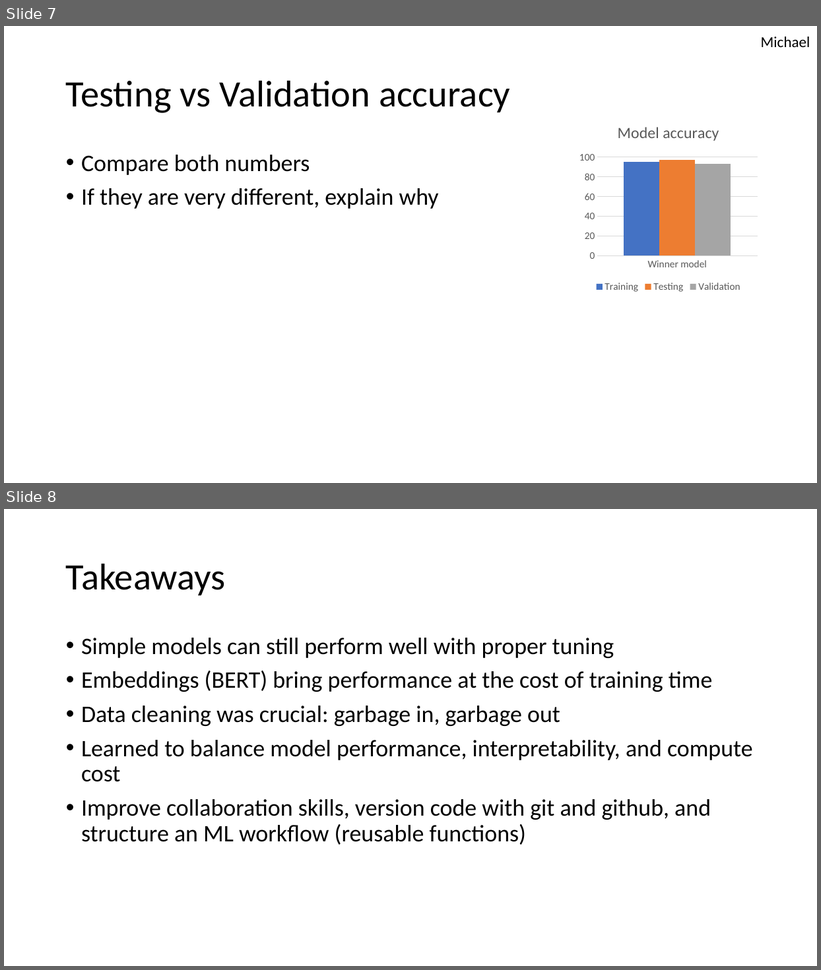
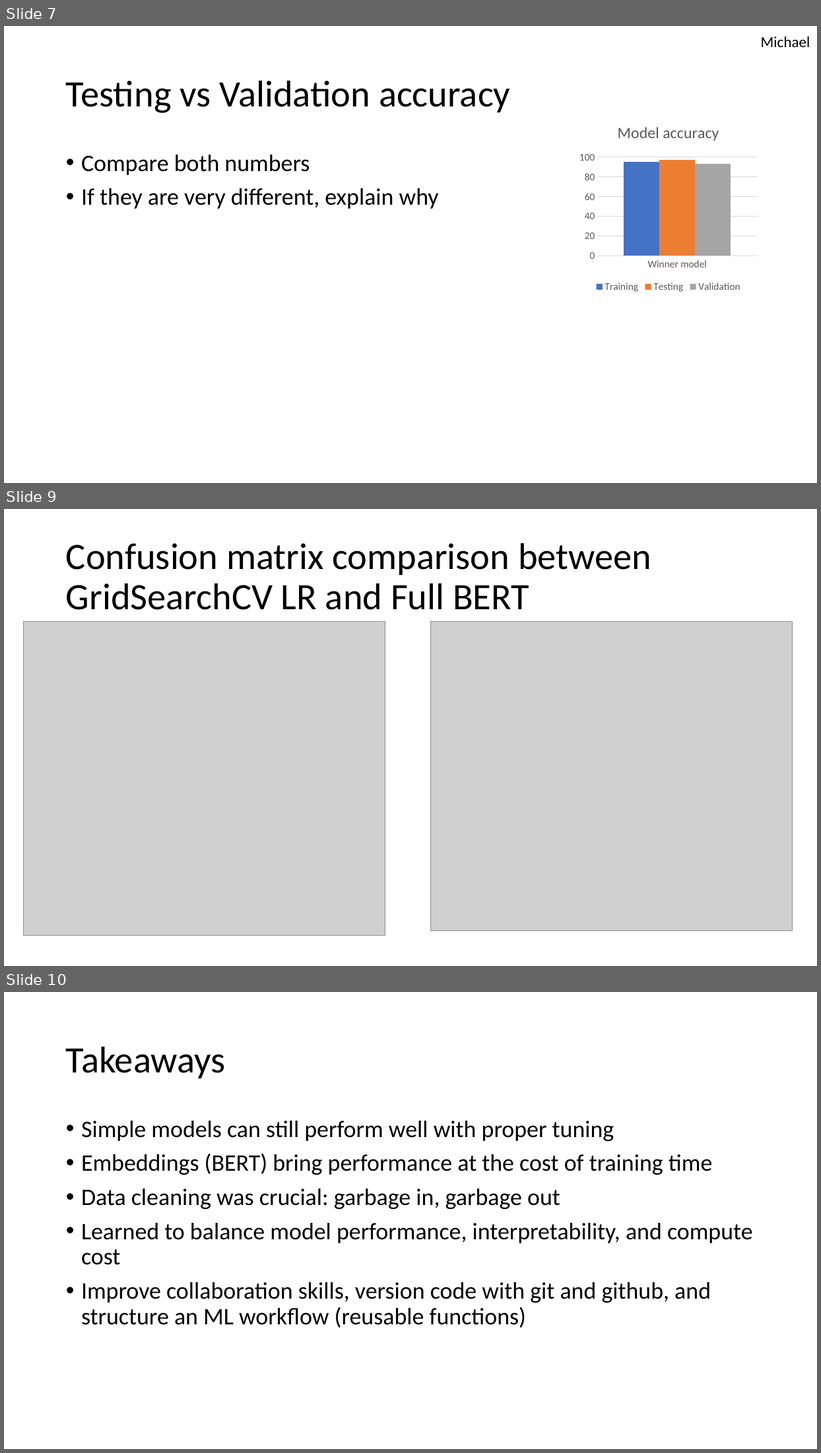
Before and after one commit to JeanDenisD/project-nlp-challenge, a slide deck: g2_presentation.pptx. Shown one above the other, each under a label of ours: slides 7 and 8 before the commit, slides 7, 9 and 10 after it; the slides between them are not shown. The pictures are 821x970 and 821x1453 pixels, drawn with LibreOffice and Linux fonts; fonts in the diff are those of the drawing; grey boxes stand for pictures. Boxes give left, top, right and bottom in pixels: in the first picture for what was removed or moved away, otherwise in the second. Text is boxed around its words. In the diff, an @@ line names an element or a change of style, - is before the commit and + after.

Commit message:
Presentation update + Model2 confusion matrix update

```diff
--- a/g2_presentation.pptx
+++ b/g2_presentation.pptx
@@ slide 9 added at (x1=4, y1=509, x2=817, y2=966), background #FFFFFF @@
@@ title added at (x1=66, y1=543, x2=651, y2=610), 44 pt, text #000000 @@
+Confusion matrix comparison between GridSearchCV LR and Full BERT
@@ picture added at (x1=24, y1=622, x2=385, y2=935) @@
@@ picture added at (x1=431, y1=622, x2=793, y2=931) @@
@@ what was slide 8 is now slide 10 @@
```
Also in this commit, not shown: 1 other slide added, 1 other file.
